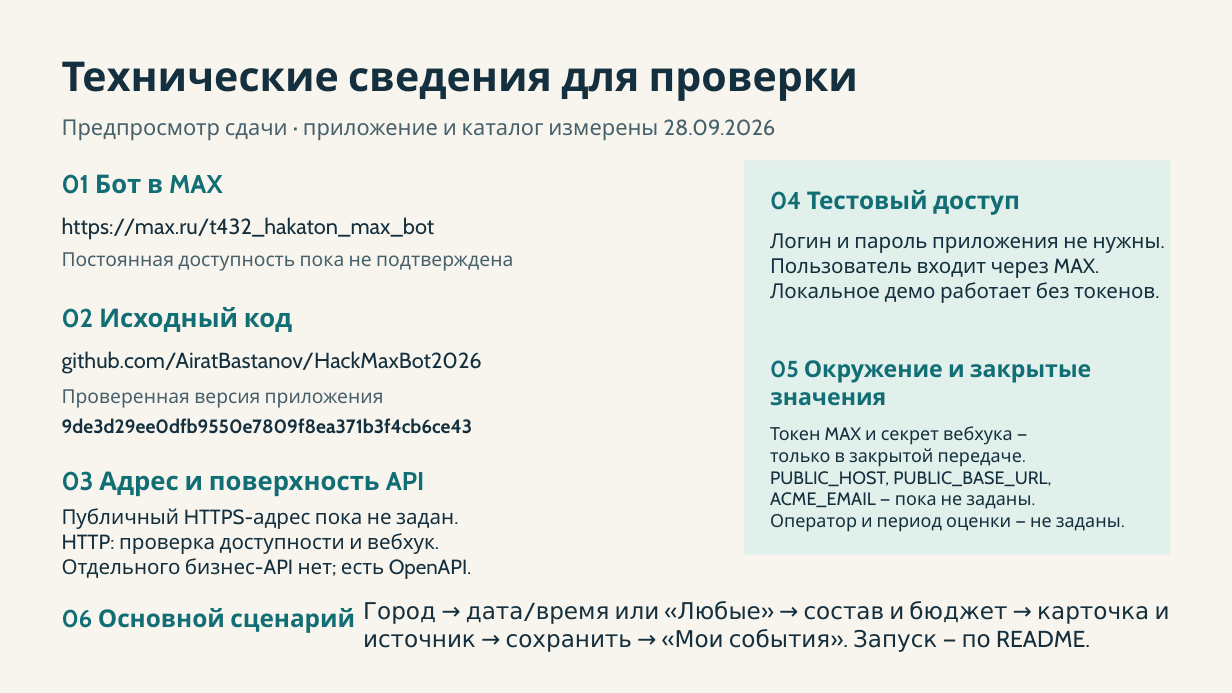
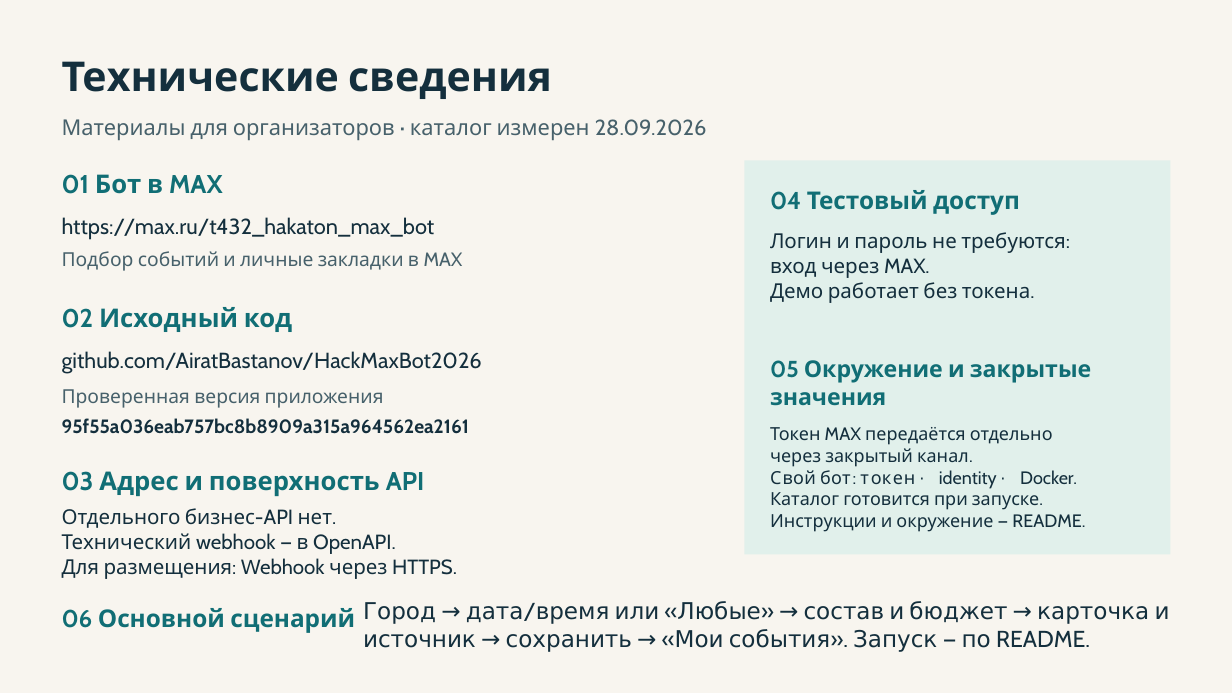
Before and after one commit to AiratBastanov/HackMaxBot2026, a slide deck: slide 1 of presentation/cultural-plan-submission-preview.pptx. Drawn at 1232x693 pixels with LibreOffice and Linux fonts; fonts in the diff are those of the drawing. Boxes give left, top, right and bottom in pixels: in the first picture for what was removed or moved away, otherwise in the second. Text is boxed around its words. In the diff, an @@ line names an element or a change of style, - is before the commit and + after.

Commit message:
docs: завершить оформление сдачи и обновить PDF и editable PPTX

```diff
--- a/presentation/cultural-plan-submission-preview.pptx
+++ b/presentation/cultural-plan-submission-preview.pptx
@@ text at (x1=62, y1=61, x2=552, y2=99): text changed @@
-Технические сведения для проверки
+Технические сведения
@@ text at (x1=62, y1=119, x2=707, y2=141): text changed @@
-Предпросмотр сдачи · приложение и каталог измерены 28.09.2026
+Материалы для организаторов · каталог измерен 28.09.2026
@@ text at (x1=770, y1=232, x2=1065, y2=303): text changed @@
-Логин и пароль приложения не нужны.
-Пользователь входит через MAX.
-Локальное демо работает без токенов.
+Логин и пароль не требуются:
+вход через MAX.
+Демо работает без токена.
@@ text at (x1=62, y1=251, x2=463, y2=271): text changed @@
-Постоянная доступность пока не подтверждена
+Подбор событий и личные закладки в MAX
@@ text at (x1=62, y1=418, x2=469, y2=434): text changed @@
-9de3d29ee0dfb9550e7809f8ea371b3f4cb6ce43
+95f55a036eab757bc8b8909a315a964562ea2161
@@ text at (x1=770, y1=427, x2=1085, y2=532): text changed @@
-Токен MAX и секрет вебхука —
-только в закрытой передаче.
-PUBLIC_HOST, PUBLIC_BASE_URL,
-ACME_EMAIL — пока не заданы.
-Оператор и период оценки — не заданы.
+Токен MAX передаётся отдельно
+через закрытый канал.
+Свой бот: токен → identity → Docker.
+Каталог готовится при запуске.
+Инструкции и окружение — README.
@@ text at (x1=62, y1=508, x2=457, y2=579): text changed @@
-Публичный HTTPS-адрес пока не задан.
-HTTP: проверка доступности и вебхук.
-Отдельного бизнес-API нет; есть OpenAPI.
+Отдельного бизнес-API нет.
+Технический webhook — в OpenAPI.
+Для размещения: Webhook через HTTPS.
```
Also in this commit, not shown: 7 other slides changed, 34 other files.
